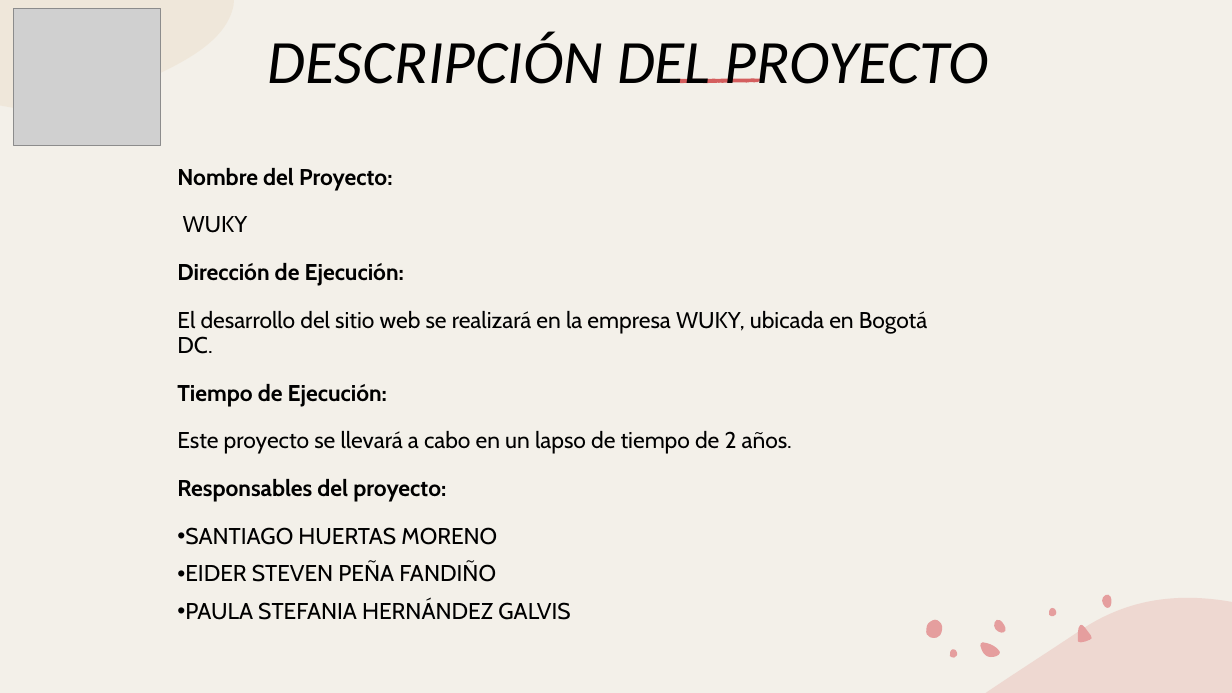
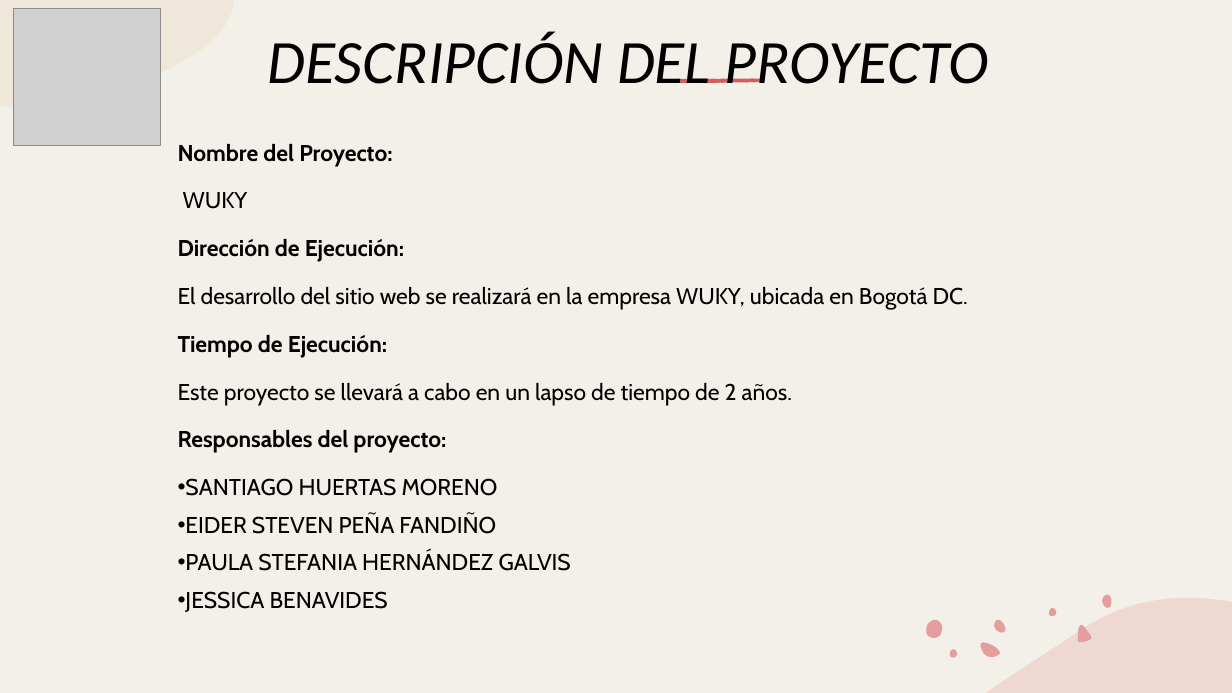
Before and after one commit to huertas-santiago/WebWuky, a slide deck: slide 2 of DOCUENTOS VARIOS/PRESENTACIONES/Presentacion de Proyecto_WUKY.pptx. Drawn at 1232x693 pixels with LibreOffice and Linux fonts; fonts in the diff are those of the drawing; grey boxes stand for pictures. Boxes give left, top, right and bottom in pixels: in the first picture for what was removed or moved away, otherwise in the second. Text is boxed around its words. In the diff, an @@ line names an element or a change of style, - is before the commit and + after.

```diff
--- a/DOCUENTOS VARIOS/PRESENTACIONES/Presentacion de Proyecto_WUKY.pptx
+++ b/DOCUENTOS VARIOS/PRESENTACIONES/Presentacion de Proyecto_WUKY.pptx
@@ text "Nombre del Proyecto:": place and size @@
-text "Nombre del Proyecto:" at (177,168,928,620)
+text "Nombre del Proyecto:" at (178,144,968,612)
@@ text at (185,591,388,612): paragraph added @@
+• JESSICA BENAVIDES
```
Also in this commit, not shown: 6 other slides changed, 2 slides added, 2 slides removed, 6 other files.
